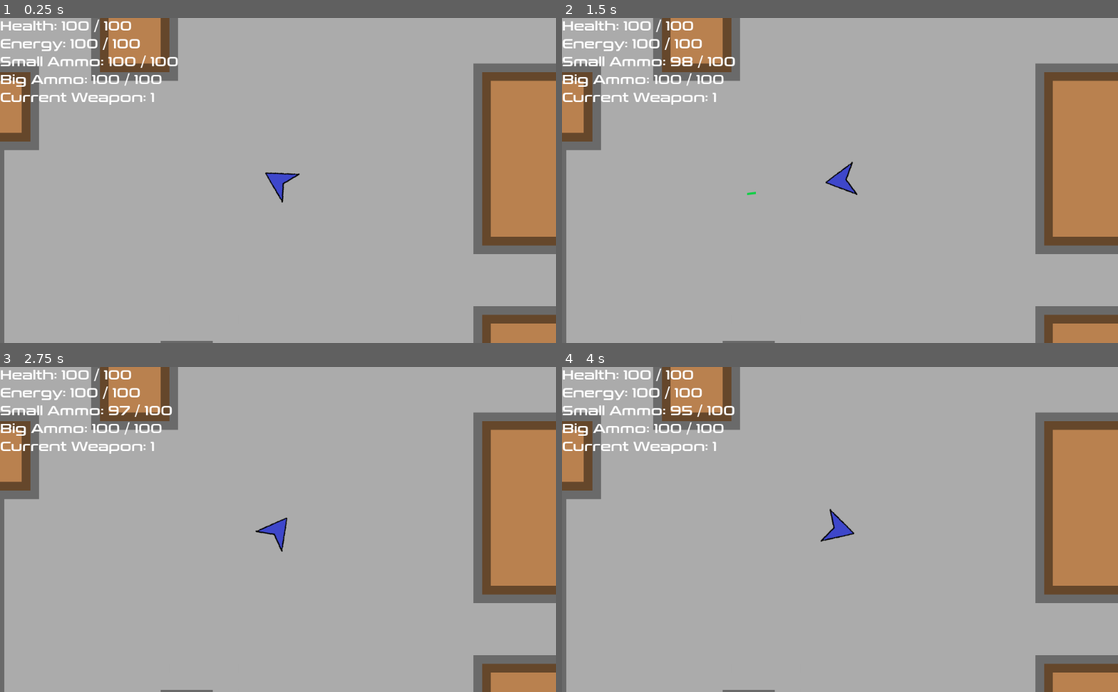
Above: before the commit, frames 1-4 (two rows, left to right).
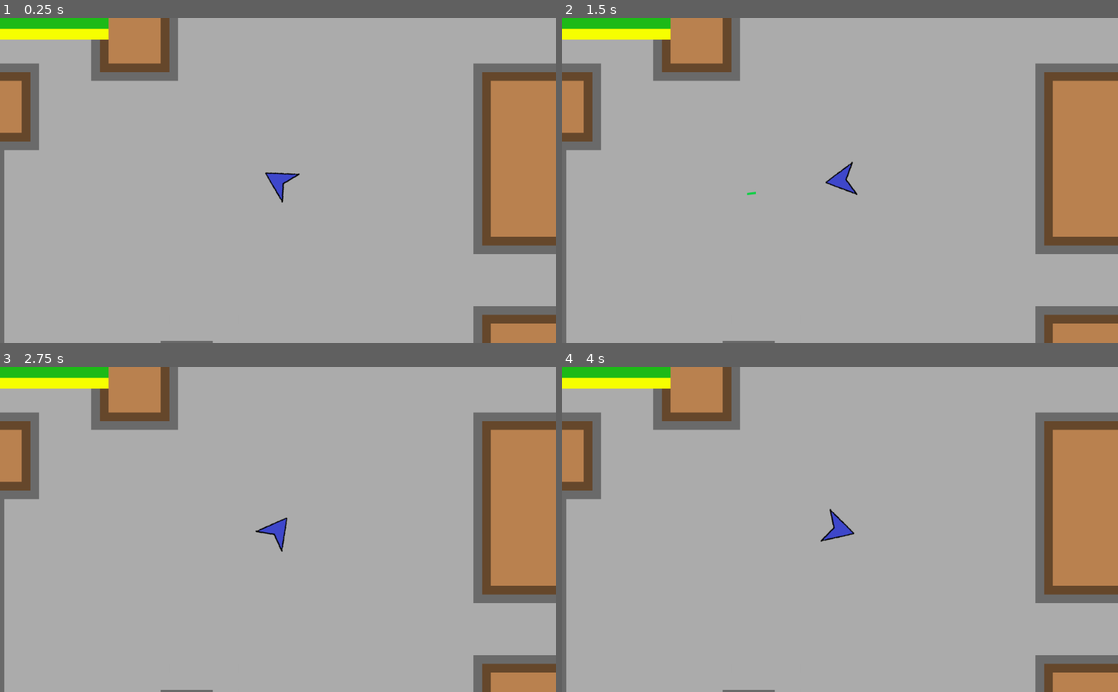
Above: after the commit, the same moments.

Repository: afkpuezo/blinkshooter
Game: Godot game, scene res://scenes/demos/demo.tscn
The game is run twice, just before and just after one commit, with the same random seed, the same clock (stepped at 60 frames per second) and the same inputs.
Inputs (mouse positions are in pixels of both pictures, inside the frame that each line leads up to):
- Up to frame 1 (0.25 s): no input
- Up to frame 2 (1.5 s): tap Enter at 0.5 s; move the mouse to (962, 164) at 0.52 s; click (962, 164) at 0.6 s; tap Space at 1.25 s; move the mouse to (728, 196) at 1.27 s; click (728, 196) at 1.35 s
- Up to frame 3 (2.75 s): tap Enter at 2 s; move the mouse to (333, 458) at 2.02 s; click (333, 458) at 2.1 s
- Up to frame 4 (4 s): tap Space at 2.75 s; move the mouse to (812, 594) at 2.77 s; click (812, 594) at 2.85 s; tap Enter at 3.5 s; move the mouse to (1006, 578) at 3.52 s; click (1006, 578) at 3.6 s

The runs differ from the first frame. In frame 1, 2.9% of the frame differs, in the area x 0-32%, y 0-27%; in frame 2, 2.9%; in frame 3, 2.9%; in frame 4, 2.9%.

Commit message:
health and energy bars working for player

Diff:
--- a/project.godot
+++ b/project.godot
@@ -69,11 +69,6 @@
 "language": "GDScript",
 "path": "res://scripts/units/enemy_weapon_bar.gd"
 }, {
-"base": "ProgressBar",
-"class": "HealthBar",
-"language": "GDScript",
-"path": "res://scripts/ui/health_bar.gd"
-}, {
 "base": "Area2D",
 "class": "HitBox",
 "language": "GDScript",
@@ -113,6 +108,16 @@
 "class": "PlayerMover",
 "language": "GDScript",
 "path": "res://scripts/units/movers/player_mover.gd"
+}, {
+"base": "CanvasLayer",
+"class": "PlayerUI",
+"language": "GDScript",
+"path": "res://scripts/ui/player_ui.gd"
+}, {
+"base": "ProgressBar",
+"class": "ResourceBar",
+"language": "GDScript",
+"path": "res://scripts/ui/health_bar.gd"
 }, {
 "base": "KinematicBody2D",
 "class": "Reticle",
@@ -177,7 +182,6 @@
 "Enemy": "",
 "EnemyMover": "",
 "EnemyWeaponBar": "",
-"HealthBar": "",
 "HitBox": "",
 "HurtBox": "",
 "MovementStats": "",
@@ -186,6 +190,8 @@
 "PlayerDetection": "",
 "PlayerMonitorText": "",
 "PlayerMover": "",
+"PlayerUI": "",
+"ResourceBar": "",
 "Reticle": "",
 "SawBladeAction": "",
 "SawBladeAttack": "",
--- a/scenes/demos/demo.tscn
+++ b/scenes/demos/demo.tscn
@@ -11,10 +11,14 @@
 [ext_resource path="res://scenes/units/enemy/enemy.tscn" type="PackedScene" id=9]
 [ext_resource path="res://scenes/actions/saw_blade/saw_blade_action.tscn" type="PackedScene" id=10]
 [ext_resource path="res://scenes/terrain/wall_tile_map.tscn" type="PackedScene" id=11]
+[ext_resource path="res://scenes/ui/player_ui.tscn" type="PackedScene" id=12]
 
 [node name="World" type="Node2D"]
 
+[node name="PlayerUI" parent="." instance=ExtResource( 12 )]
+
 [node name="PlayerMonitorText" parent="." instance=ExtResource( 3 )]
+visible = false
 
 [node name="Player" parent="." instance=ExtResource( 5 )]
 position = Vector2( 200, 200 )
--- a/scenes/ui/player_ui.tscn
+++ b/scenes/ui/player_ui.tscn
@@ -1,9 +1,11 @@
-[gd_scene load_steps=3 format=2]
+[gd_scene load_steps=4 format=2]
 
+[ext_resource path="res://scripts/ui/player_ui.gd" type="Script" id=1]
 [ext_resource path="res://scenes/ui/resource_bar.tscn" type="PackedScene" id=3]
 [ext_resource path="res://assets/ui/player_energy_bar_theme.tres" type="Theme" id=4]
 
 [node name="PlayerUI" type="CanvasLayer"]
+script = ExtResource( 1 )
 
 [node name="ResourceBars" type="Control" parent="."]
 margin_right = 40.0
--- a/scripts/ui/health_bar.gd
+++ b/scripts/ui/health_bar.gd
@@ -1,3 +1,8 @@
 extends ProgressBar
-class_name HealthBar
+class_name ResourceBar
 ## used for both enemies and player - will it just be resized or extended?
+
+
+func change_value(v, max_v = max_value):
+	value = v
+	max_value = max_v
--- /dev/null
+++ b/scripts/ui/player_ui.gd
@@ -0,0 +1,27 @@
+extends CanvasLayer
+class_name PlayerUI
+## a slightly more sophisticated UI for the player's resources than the
+## old MonitorText
+
+var bars := {}
+
+func _ready() -> void:
+	# get signals about changes
+	GameEvents.connect(
+		"player_combat_resource_value_changed",
+		self,
+		"handle_resource_change"
+	)
+	# set up bars vars
+	bars[CombatResource.Type.HEALTH] = $ResourceBars/HealthBar
+	bars[CombatResource.Type.ENERGY] = $ResourceBars/EnergyBar
+
+func handle_resource_change(args: Dictionary):
+	var incoming_type = args['type']
+	if incoming_type in bars:
+		bars[incoming_type].change_value(
+			args['value'],
+			args['max']
+		)
+	else: # if type not in bars
+		pass
--- a/scripts/units/combat_resource.gd
+++ b/scripts/units/combat_resource.gd
@@ -152,7 +152,7 @@
 
 ## change is the amount that the value changed
 func _report_value_change(change: int):
-	emit_signal("value_changed", value)
+	emit_signal("value_changed", value, MAX_VALUE)
 	if is_player:
 		GameEvents.emit_signal(
 				"player_combat_resource_value_changed",
--- a/scripts/units/enemy.gd
+++ b/scripts/units/enemy.gd
@@ -41,9 +41,9 @@
 
 ## if shot by the player from far away, we know where they are
 func take_damage(amount: int, source):
-	#print("DEBUG: enemy take_damage() source: %s" % source.name)
+	#print("DEBUG: enemy take_damage() amount / source: %d / %s" % [amount, source.name])
 	if source is Player:
-		last_known_player_position = source.position
+		last_known_player_position = source.global_position
 	.take_damage(amount, source)
 
 
--- a/scripts/units/player.gd
+++ b/scripts/units/player.gd
@@ -34,7 +34,7 @@
 
 
 ## if the new amount is 0, we ded
-func _check_for_death(new_health_value) -> void:
+func _check_for_death(new_health_value, _max) -> void:
 	if new_health_value == 0:
 		GameEvents.emit_signal("player_died")
 		queue_free()
--- a/scripts/units/unit.gd
+++ b/scripts/units/unit.gd
@@ -108,7 +108,7 @@
 
 ## should be connected to the signal of the health resource
 ## if the new amount is 0, we ded
-func _check_for_death(new_health_value) -> void:
+func _check_for_death(new_health_value, _max) -> void:
 	if new_health_value == 0:
 		queue_free() # NOTE: should have a seperate die() method?
 
Not shown: 1 places in scenes/demos/demo.tscn that only renumber resources
